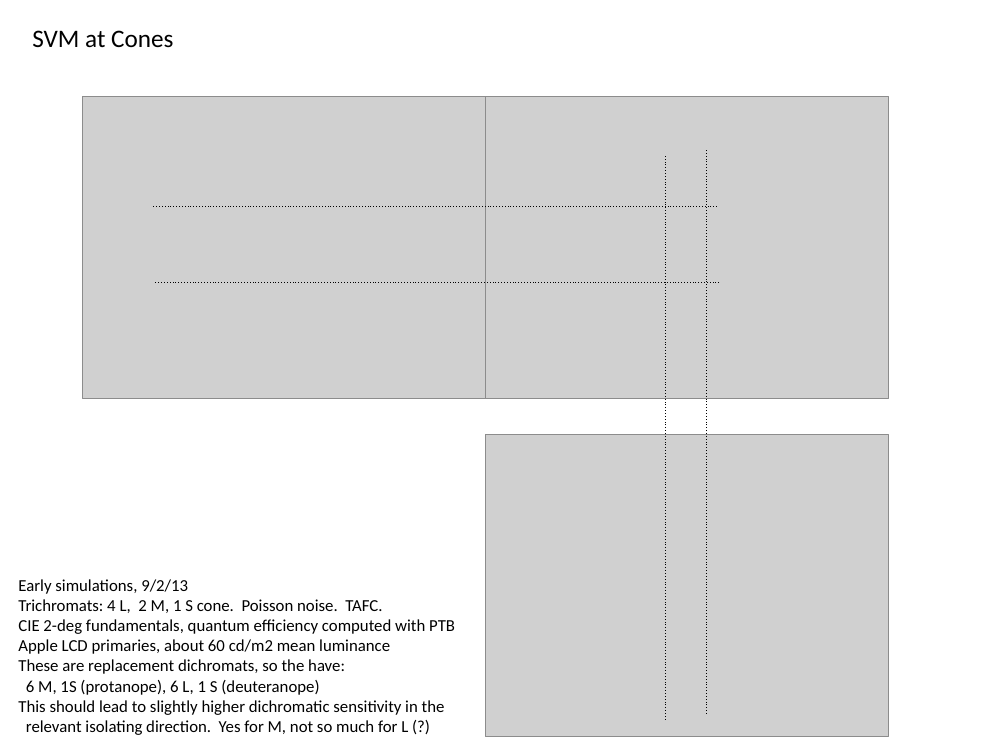
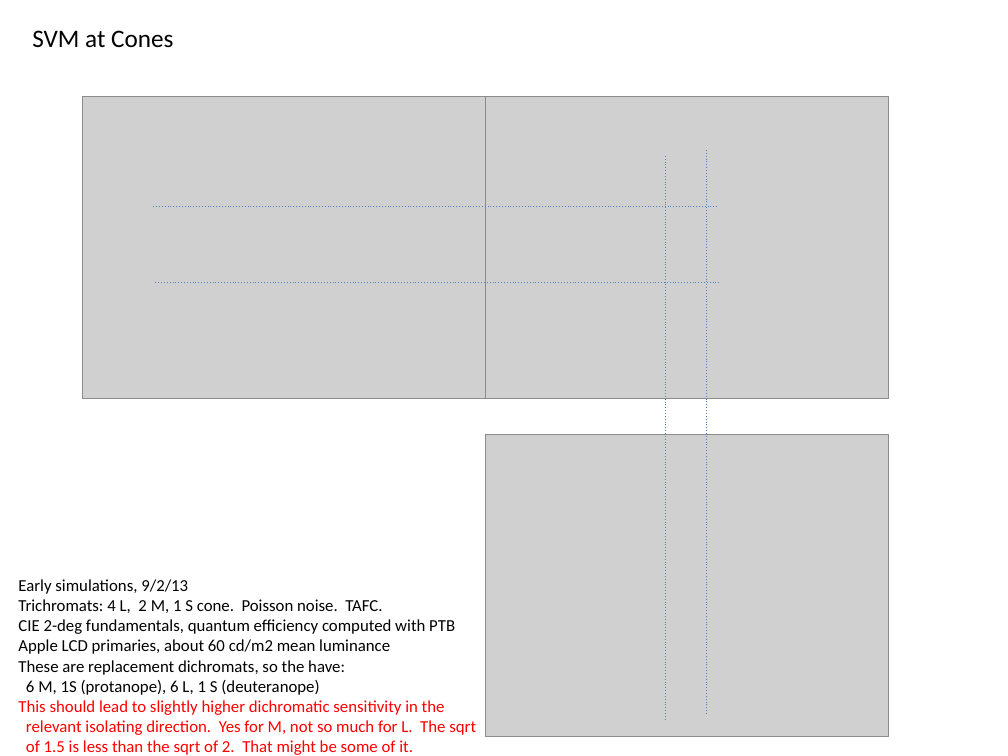
Before and after one commit to isetbio/computationaleyebrain, a slide deck: slide 1 of colorContours/presentations/EarlyResultsSeptember2013.pptx. Drawn at 1008x756 pixels with LibreOffice and Linux fonts; fonts in the diff are those of the drawing; grey boxes stand for pictures. Boxes give left, top, right and bottom in pixels: in the first picture for what was removed or moved away, otherwise in the second. Text is boxed around its words. In the diff, an @@ line names an element or a change of style, - is before the commit and + after.

```diff
--- a/colorContours/presentations/EarlyResultsSeptember2013.pptx
+++ b/colorContours/presentations/EarlyResultsSeptember2013.pptx
@@ line (707, 714) - (707, 149): stroke #000000 0.5 pt dashed to #4F81BD 0.5 pt dashed @@
@@ line (666, 720) - (666, 155): stroke #000000 0.5 pt dashed to #4F81BD 0.5 pt dashed @@
@@ line (717, 206) - (152, 206): stroke #000000 0.5 pt dashed to #4F81BD 0.5 pt dashed @@
@@ line (719, 282) - (154, 282): stroke #000000 0.5 pt dashed to #4F81BD 0.5 pt dashed @@
@@ text at [18, 700, 445, 715]: text colour #000000 to #FF0000 in "This should lead to slightly higher dichromatic ..." @@
@@ text at [26, 720, 476, 755]: text changed; text colour #000000 to #FF0000 @@
-relevant isolating direction. Yes for M, not so much for L (?)
+relevant isolating direction. Yes for M, not so much for L. The sqrt
+of 1.5 is less than the sqrt of 2. That might be some of it.
```
Also in this commit, not shown: 2 other slides changed, 2 slides added.
